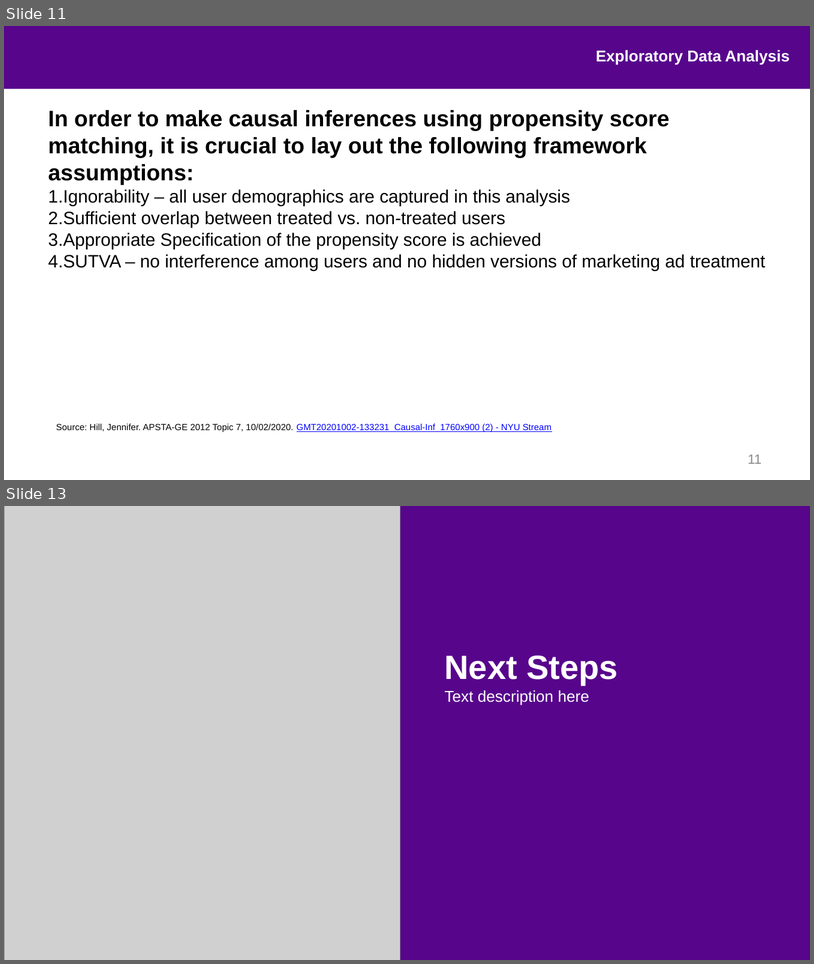
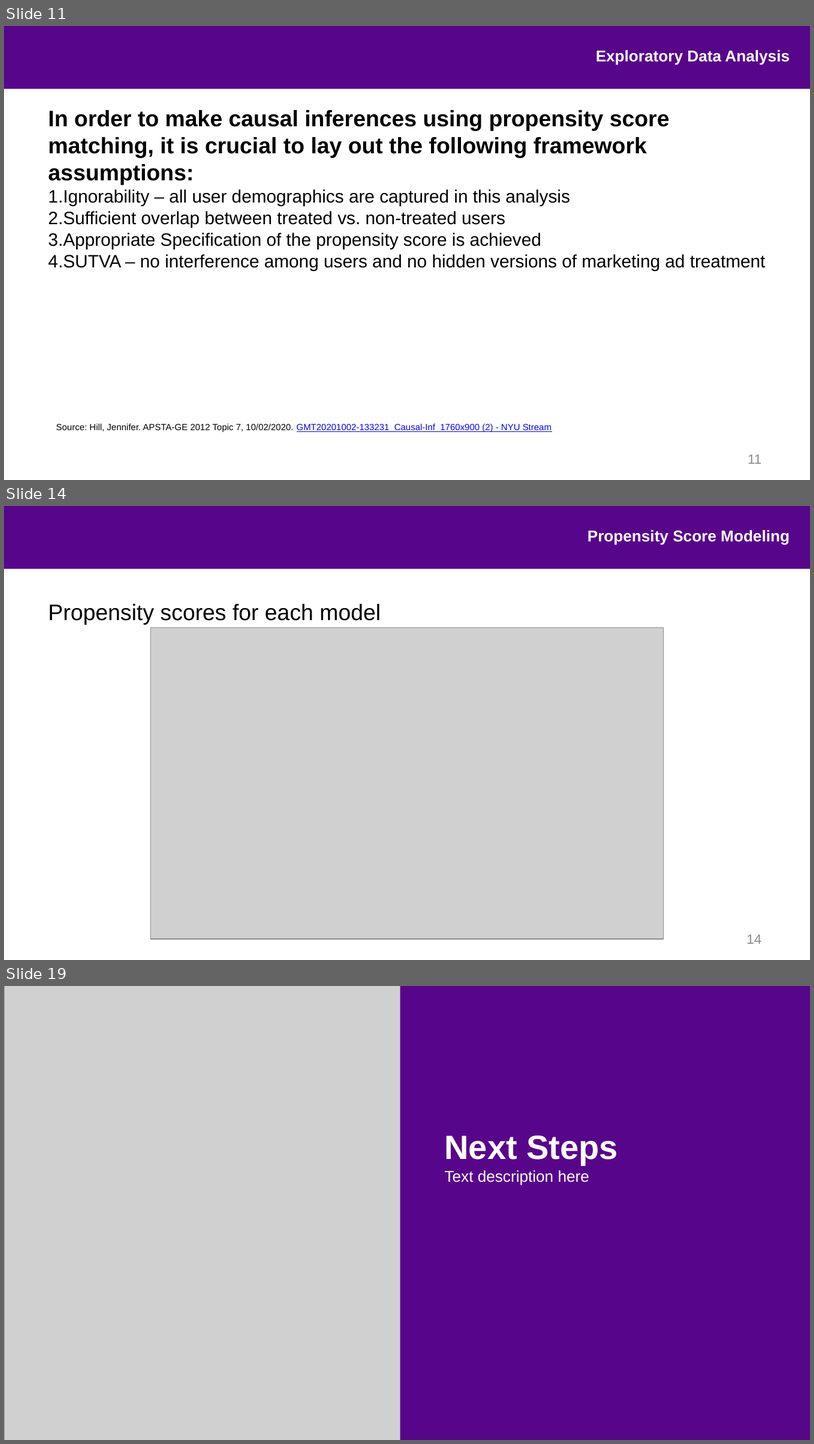
Before and after one commit to ajpag/Airbnb-Causal-Inference, a slide deck: presentation/airbnb_causal_inference.pptx. Shown one above the other, each under a label of ours: slides 11 and 13 before the commit, slides 11, 14 and 19 after it; the slides between them are not shown. The pictures are 814x964 and 814x1444 pixels, drawn with LibreOffice and Linux fonts; fonts in the diff are those of the drawing; grey boxes stand for pictures; background and template pictures are left out. Boxes give left, top, right and bottom in pixels: in the first picture for what was removed or moved away, otherwise in the second. Text is boxed around its words. In the diff, an @@ line names an element or a change of style, - is before the commit and + after.

Commit message:
update modeling slides

```diff
--- a/presentation/airbnb_causal_inference.pptx
+++ b/presentation/airbnb_causal_inference.pptx
@@ slide 14 added at (x1=4, y1=506, x2=810, y2=960), background #FFFFFF; not listed: 1 template element that a slide beside it also shows @@
@@ text added at (x1=588, y1=530, x2=790, y2=545), 14 pt, text #FFFFFF, bold @@
+Propensity Score Modeling
@@ text added at (x1=48, y1=604, x2=381, y2=625), 20 pt, text #000000 @@
+Propensity scores for each model
@@ picture added at (x1=151, y1=628, x2=663, y2=939) @@
@@ page number added at (x1=747, y1=934, x2=762, y2=943), 12 pt, text #898989 @@
+14
@@ what was slide 13 is now slide 19 @@
```
Also in this commit, not shown: 6 other slides added, 1 slide removed.
